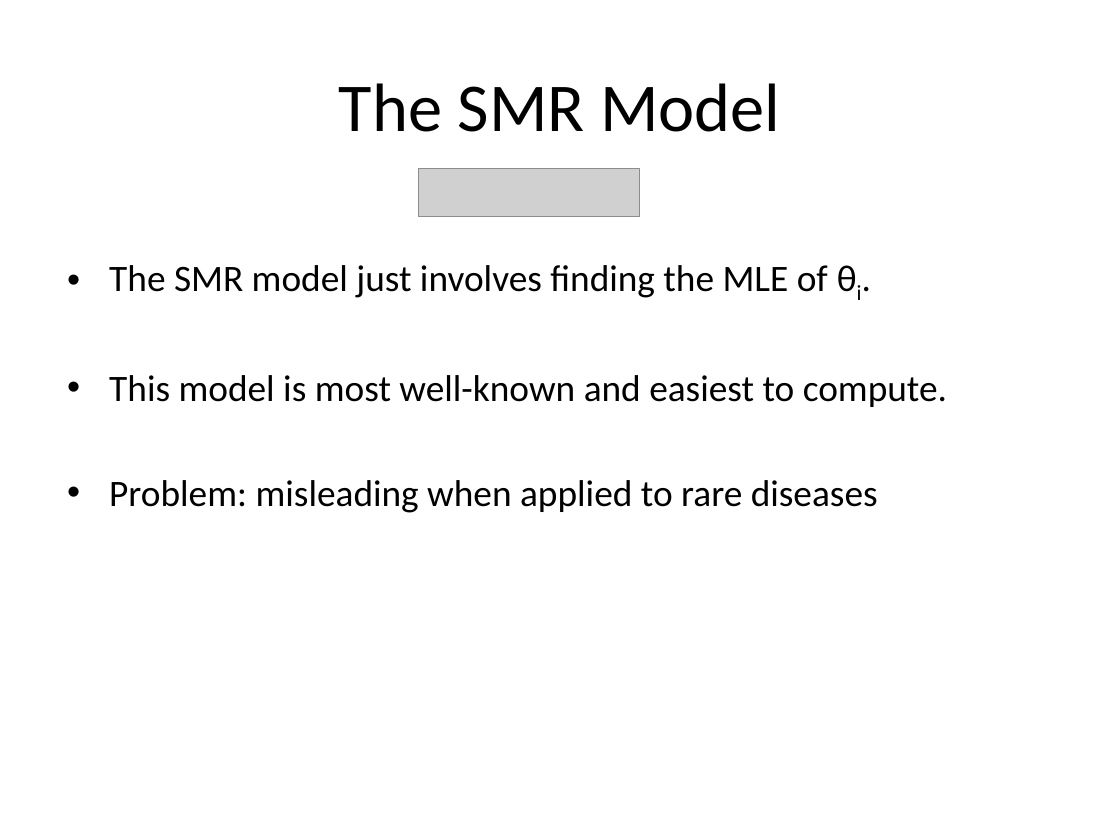
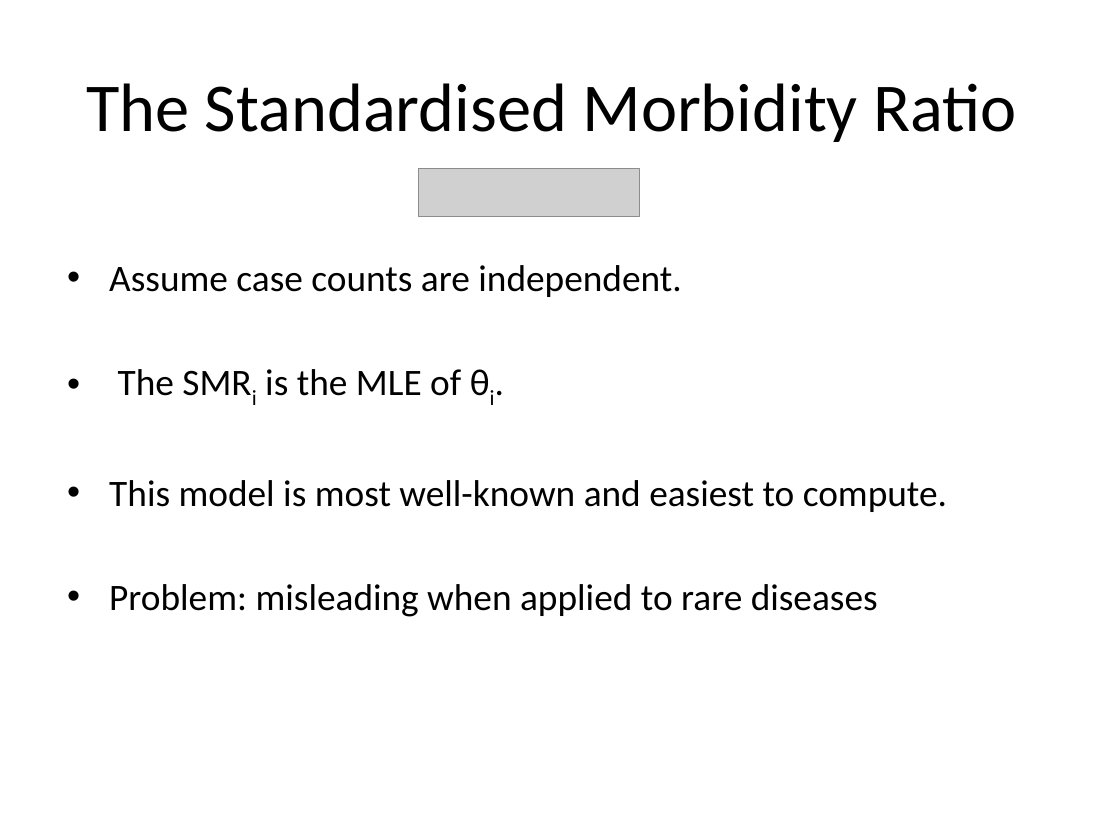
Before and after one commit to mertz2001/stat-inference, a slide deck: slide 5 of STAT3013 Project draft5.pptx. Drawn at 1120x840 pixels with LibreOffice and Linux fonts; fonts in the diff are those of the drawing; grey boxes stand for pictures. Boxes give left, top, right and bottom in pixels: in the first picture for what was removed or moved away, otherwise in the second. Text is boxed around its words. In the diff, an @@ line names an element or a change of style, - is before the commit and + after.

```diff
--- a/STAT3013 Project draft5.pptx
+++ b/STAT3013 Project draft5.pptx
@@ title at [86,83,1017,142]: text changed @@
-The SMR Model
+The Standardised Morbidity Ratio
@@ text at [109,265,681,396]: text changed @@
-• The SMR model just involves finding the MLE of θi.
+• Assume case counts are independent.
+• The SMRi is the MLE of θi.
```
Also in this commit, not shown: 5 other slides changed, 1 slide added, 1 other file.
